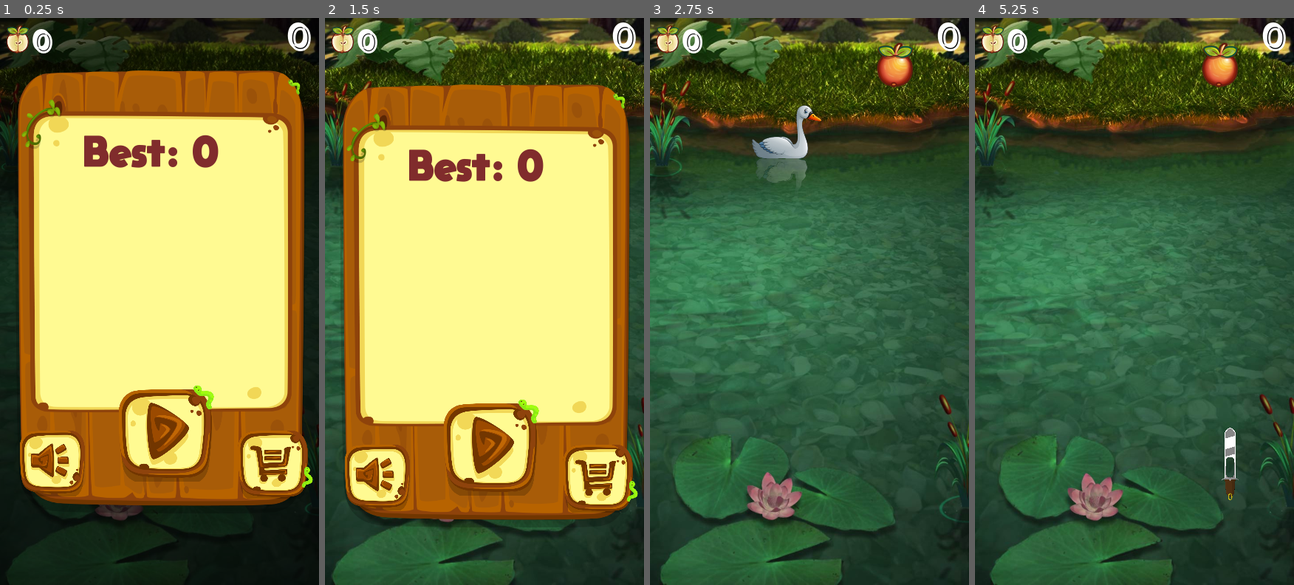
Above: before the commit, frames 1-4 (left to right).
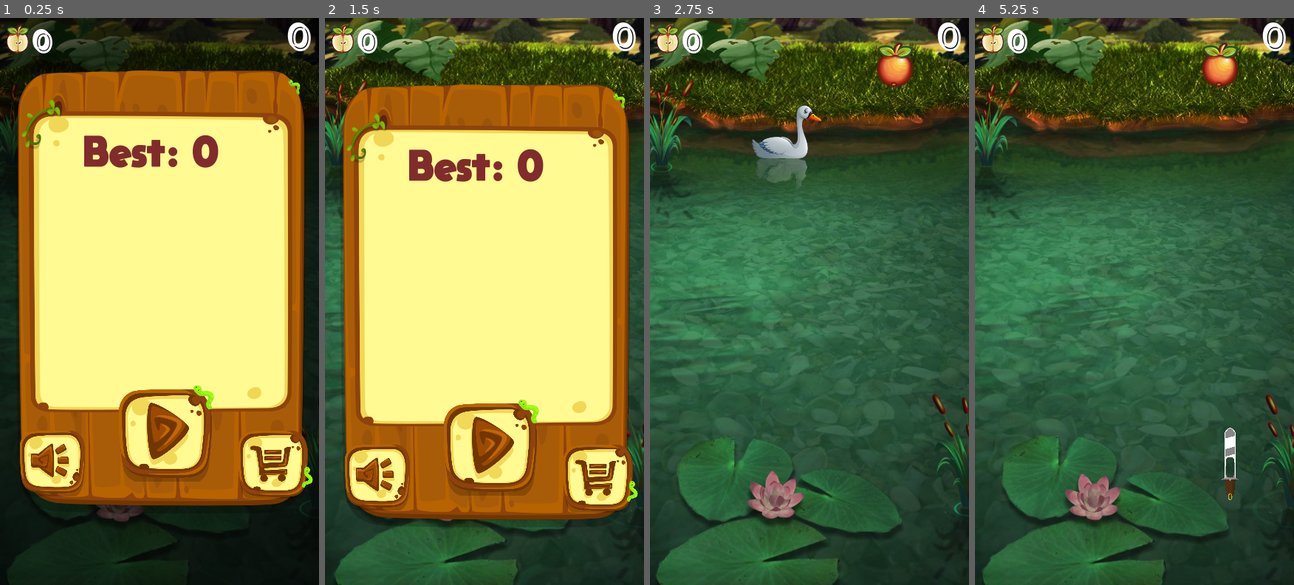
Above: after the commit, the same moments.

Repository: BotibaGameDev/Duck
Game: Godot game, scene res://stages/gameStage.tscn
Same seed, same stepped clock (60 frames per second), same inputs: the game is played once before the commit and once after it.
Inputs (mouse positions are in pixels of both pictures, inside the frame that each line leads up to):
- Up to frame 1 (0.25 s): no input
- Up to frame 2 (1.5 s): click (490, 437) at 0.5 s; click (490, 431) at 1.25 s
- Up to frame 3 (2.75 s): move the mouse to (879, 273) at 2.02 s; press the mouse at (879, 273) at 2.03 s
- Up to frame 4 (5.25 s): move the mouse to (1070, 329) at 2.77 s; release the mouse at (1070, 329) at 2.78 s; click (1070, 329) at 2.85 s; move the mouse to (1166, 176) at 3.52 s; press the mouse at (1166, 176) at 3.53 s; move the mouse to (1118, 414) at 4.27 s; release the mouse at (1118, 414) at 4.28 s; click (1118, 414) at 4.35 s; move the mouse to (1230, 386) at 5.02 s; press the mouse at (1230, 386) at 5.03 s

The runs differ from the first frame. In frame 1, 0.2% of the frame differs, in the area x 0-100%, y 0-96%; in frame 2, 1.5%; in frame 3, 5.0%; in frame 4, 5.3%, in the area x 0-100%, y 0-100%.

Commit message:
..

Diff:
--- a/scenes/Fruit.tscn
+++ b/scenes/Fruit.tscn
@@ -9,6 +9,8 @@
 
 [node name="Fruit" type="RigidBody2D"]
 position = Vector2( 40.027, 23.1741 )
+z_index = 1
+z_as_relative = false
 gravity_scale = 0.0
 script = ExtResource( 1 )
 
--- a/scenes/Levels/Knife/movingKnife.tscn
+++ b/scenes/Levels/Knife/movingKnife.tscn
@@ -67,7 +67,7 @@
 scale = Vector2( 0.06, 0.06 )
 z_index = -1
 frames = SubResource( 2 )
-frame = 22
+frame = 11
 playing = true
 
 [node name="movingKnife" type="Area2D" parent="."]
--- a/stages/gameStage.tscn
+++ b/stages/gameStage.tscn
@@ -130,7 +130,7 @@
 editor/display_folded = true
 scale = Vector2( 0.199901, 0.199901 )
 z_index = -4
-frame = 139
+frame = 162
 
 [node name="Fading" type="AnimationPlayer" parent="background/Swamp"]
 anims/Fade = SubResource( 1 )
